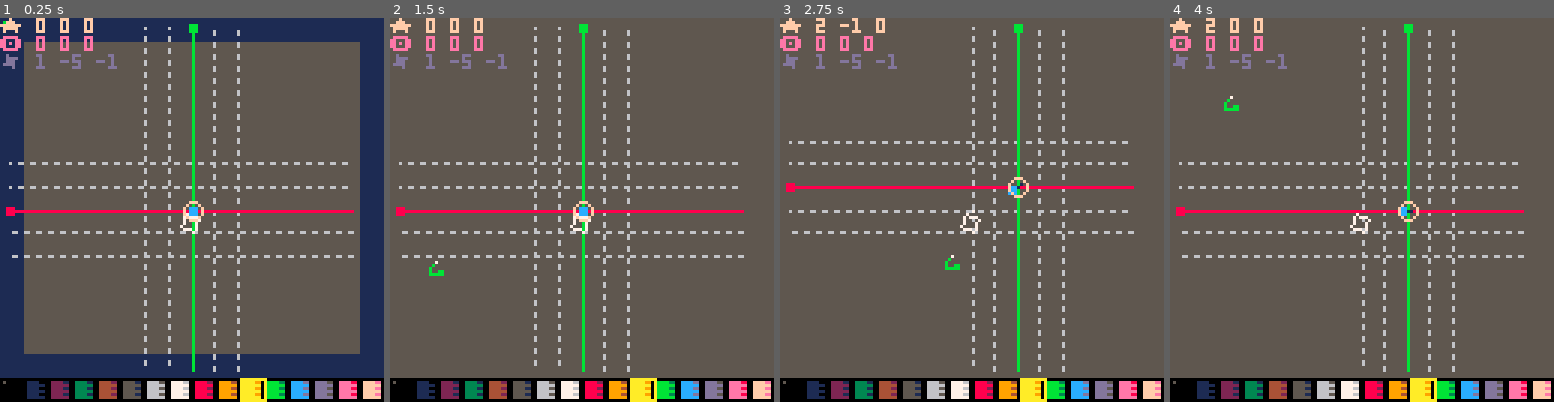
Above: before the commit, frames 1-4 (left to right).
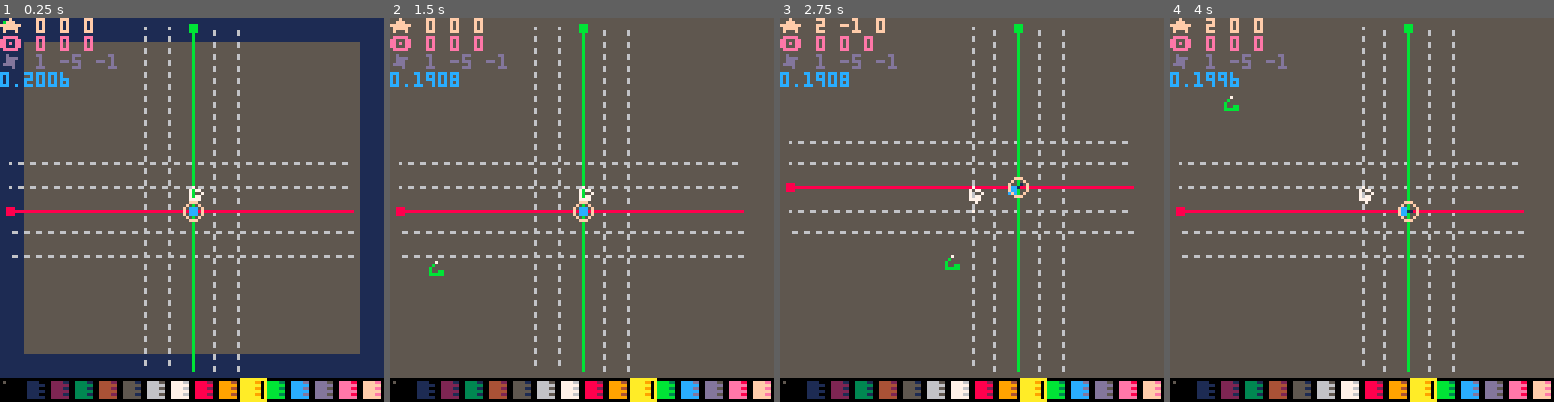
Above: after the commit, the same moments.

Repository: bitchunk/pico8misk
Game: PICO-8 cartridge pelogen.p8
The game is run twice, just before and just after one commit, with the same random seed, the same clock (stepped at 60 frames per second) and the same inputs.
Inputs (mouse positions are in pixels of both pictures, inside the frame that each line leads up to):
- Up to frame 1 (0.25 s): no input
- Up to frame 2 (1.5 s): tap X (X key) at 0.33, 1.07 s; click (670, 121) at 0.67 s; tap O (Z key) at 0.7 s; click (436, 267) at 1.22 s
- Up to frame 3 (2.75 s): hold Right 1.6-2.1 s; tap O (Z key) at 1.7, 2.1, 2.5 s; click (887, 114) at 1.77 s; tap X (X key) at 1.85 s; hold Up 2.15-2.42 s; click (952, 259) at 2.32 s; hold Right from 2.47 s (still down)
- Up to frame 4 (4 s): click (1404, 106) at 2.87 s; tap O (Z key) at 2.9, 3.3, 3.7 s; tap X (X key) at 2.97 s; release Right at 3.03 s; hold Left 3.08-3.58 s; click (1465, 256) at 3.42 s; hold Down 3.63-3.97 s; click (1231, 102) at 3.97 s

The runs differ from the first frame. In frame 1, 0.5% of the frame differs, in the area x 0-54%, y 14-57%; in frame 2, 0.5%; in frame 3, 0.5%; in frame 4, 0.5%.

Commit message:
面・線・点表示切り替えの追加 LIGHTパレットの切り替え追加 底面非表示フラグ（任意切り替え未対応） 光源位置の表示方法変更

Diff:
--- a/pelogen.p8
+++ b/pelogen.p8
@@ -1,5 +1,5 @@
 pico-8 cartridge // http://www.pico-8.com
-version 18
+version 22
 __lua__
 --utils
 
@@ -450,7 +450,7 @@
 -->8
 --pelogen lowpoly editor
 --@shiftalow/bitchunk
---ver 0.2.1
+--ver 0.2.2
 function _init()
 menuitem(1,'play',function(v,i)
 
@@ -493,13 +493,14 @@
 scale=1/zoom
 arad=atan2(1/3,1)
 
-
-
 vdist=4
 prsp=4
 xyz=htbl[[x y z]]
 rada=htbl[[{1 0 0}{0 1 0}{0 0 1}]]
-eface=true
+vfilti=1
+vfiltp=htbl[[0x7 0x1 0x2 0x4]]
+vfilt=vfiltp[1]
+--eface=true
 
 sizc=htbl[[15=3; 6=1; 1=0; 0=-1; 10=1;]]
 kmap=htbl[[{-1 0} {1 0} {0 -1} {0 1}]]
@@ -557,6 +558,15 @@
 rotful=64
 scsize=128
 
+tliw=0
+
+--ffnc=rectfill
+textured=nil
+txrx=16
+txry=0
+
+floor=1
+
 mo=getmouse()
 dragstart(opos,1)
 dragstart(view,1)
@@ -575,16 +585,20 @@
 --end)
 --end)
 
-cpalid=7
-palx=cpalid%16*8
-paly=flr(cpalid/16)*8
+cpals=0
+cpalid=16
+--cpalid=17
+function lpal_i(i)
+palx=i%16*8
+paly=flr(i/16)*8
 lpal=tablefill(0,16)
 ecxy('0 0 2 1',function(c,r)
 ecxy('0 0 4 8',function(x,y)
 lpal[y+c*8]+=shl(sget(x+c*4+palx,y+paly),12-x*4)
 end)
 end)
-
+end
+lpal_i(cpalid)
 
 scenesbat[[
 d st def_d 0
@@ -623,7 +637,9 @@
 rectfill(64,64,64,64,7)
 rfp,rfpt=rfpt,rfp
 pal(0,lshr(lpal[bgcol],12))
+textured=floor==2
 objdraw({vt=btmr})
+textured=false
 rfpt,rfp=rfp,rfpt
 pal()
 
@@ -717,14 +733,12 @@
 
 fillp()
 --local q,x1,y1,z1=rots(lpos.x*zr,lpos.y*zr,lpos.z*zr,qx,qy,qz)
-local q,x1,y1,z1=vrolq({0,-lpos.x/8,-lpos.y/8,-lpos.z/8},qv)
---zr=8*64/view.z
---zr=8*64+prsp
---local z1=zr/(view.z-z1+prsp)
---local z2=zr/(view.z-z2+prsp)
+--local q,x1,y1,z1=vrolq({0,-lpos.x/8,-lpos.y/8,-lpos.z/8},qv)
+local x1,y1,z1=lpos.x+64,lpos.y+64,lpos.z
+
 --**line draw mode*
 local vs,vt=objdraw({vt=vtxs})
-local vs=cat({{x1,y1,z1,7},l1,l2,l3},vs)
+local vs=bmch(vfilt,1) and cat({{x1,y1,z1,7},l1,l2,l3},vs) or {}
 --local vt=cat({{lpos.x,lpos.y,lpos.z,7},l1,l2,l3},objdraw(obj))
 --quicksort(vt,1,#vt)
 cvtxs={}
@@ -761,7 +775,13 @@
 circ(x1,y1,2,v.t and 12 or v[4])
 
 elseif v[4]==7 then
-spr(4,x1-3,y1-3)
+fillp(0xebeb.8)
+line(v[1],v[2],64,64,0x7)
+--line(x1,y1,64,64,0x7)
+--spr(4,x1-3,y1-3)
+--sspr(32,0,8,8,x1-3,y1-3,z1,z1)
+sspr(32,0,8,8,v[1]-3,v[2]-3,z1,z1)
+fillp()
 else
 rectfill(v[1]-1,v[2]-1,v[1]+1,v[2]+1,v[4])
 
@@ -956,6 +975,24 @@
 	tmap(vtxs,function(v)
 	add(vtxsb,cat({},v))
 	end)
+
+	if keystate.x then
+		tmap(vtxs,function(v)
+		v[2],v[3]=-v[3],v[2]
+		end)
+		return
+	elseif keystate.c then
+		tmap(vtxs,function(v)
+		v[1],v[3]=-v[3],v[1]
+		end)
+		return
+	elseif keystate.z then
+		tmap(vtxs,function(v)
+		v[1],v[2]=-v[2],v[1]
+		end)
+		return
+	end
+
 	local v={flr(opos.x),flr(opos.y),flr(opos.z),vcol}
 	if keystate[' '] then
 	vtxs=tmap(cat(cat(slice(vtxs,1,vtxsl),{v}),slice(vtxs,vtxsl+1)),function(v,i)
@@ -1008,6 +1045,12 @@
 --	v.p=vtxs[v.i-1]
 	end)
 end
+if mo.mdb then
+cpals=(cpals+1)%3
+--cpalid=cpalid==16 and 17 or 16
+lpal_i(cpalid+cpals)
+end
+
 end
 ,def_k=function(o)
 --input key as view control
@@ -1015,6 +1058,13 @@
 oscl.h=1
 --if o.fst then
 --end
+
+if keystate['9'] then
+tliw+=0.01
+elseif keystate['0'] then
+tliw-=0.01
+end
+
 if not keystate.█ then
 tmap(kmap,function(v,i)
 if btnp(i-1) then
@@ -1161,7 +1211,7 @@
 --mo.ldb=false
 --mo.rdb=false
 --dbg(mo.ldb)
-view.z-=mo.w
+view.z-=mo.w*4
 else
 --vcol=(vcol+16+mo.w)%16
 opos.z=mid(opos.z+amid(mo.w,1),-8,7)
@@ -1191,7 +1241,9 @@
 end
 
 if keytrg["\t"] then
-eface=not eface
+vfilt=vfiltp[vfilti]
+vfilti=vfilti%#vfiltp+1
+--eface=not eface
 end
 
 --obj.rt=orot
@@ -1208,15 +1260,10 @@
 oscl.w=1
 oscl.h=1
 end
---dbg(mo.x-mo.sx)
-if mo.l or mo.r then
---mo.sx=mo.x-oscl.w
---mo.sy=mo.y-oscl.h
-end
---if not mo.l and not mo.r then
+
 oscl.w=1+(mo.x-mo.sx)/128*8
 oscl.h=1+(mo.y-mo.sy)/128*8
---end
+
 if not keystate.█ then
 tmap(kmap,function(v,i)
 if btn(i-1) or btn(i-1,1) then
@@ -1241,7 +1288,7 @@
 end
 outline(o.prm.t,o.prm.p)
 fillp(0xcc33)
-local r=o.prm.r or {}
+local r=o.prm.ra or o.prm.r or {}
 tmap(r.x and {r} or r,function(r,i)
 r.rs(0x16)
 outline(i,r.x..' '..r.y..' 0 7')
@@ -1253,18 +1300,18 @@
 ,exp_k=function(o)
 if o.fst then
 keytrg["\r"]=false
-o.prm.r={}
-end
-local i=mo.lt and #o.prm.r+1 or #o.prm.r
-local c,s=selcell()
-o.prm.r[i]=s or o.prm.r[i]
-del(o.prm.r,mo.rt and o.prm.r[#o.prm.r])
+o.prm.ra={}
+end
+local i=mo.lt and #o.prm.ra+1 or #o.prm.ra
+local c,s=selcell(o.prm)
+o.prm.ra[i]=s or o.prm.ra[i]
+del(o.prm.ra,mo.rt and o.prm.ra[#o.prm.ra])
 --o.prm.r=mo.rt and {} or o.prm.r
-o.prm.cr=c or o.prm.cr
+--o.prm.cr=c or o.prm.cr
 
 if keytrg.z then
 local objs={}
-tmap(o.prm.r or {},function(r)
+tmap(o.prm.ra or {},function(r)
 local ids={}
 ecxy({toc(r.x),toc(r.y),toc(r.w),toc(r.h)},function(x,y)
 add(ids,x+y*16)
@@ -1272,7 +1319,13 @@
 local g='--'..getgfx(r)
 add(objs,g.."\n{"..join(ids,',')..'}')
 end)
-printh("plgn_load({\n"..join(objs,",\n").."\n})",'@clip')
+local u=[[
+function _update()
+cls()
+plgn_render(1,{64,64,64},{time()*4,time()*4,time()*4},{1,1,1})
+end
+]]
+printh("plgn_load({\n"..join(objs,",\n").."\n})\n"..u,'@clip')
 --o.prm.r={}
 end
 
@@ -1291,9 +1344,9 @@
 end
 --local r=o.prm.cr
 
-local c,s=selcell()
-o.prm.r=s or o.prm.r
-o.prm.cr=c or o.prm.cr
+local c,s=selcell(o.prm)
+--o.prm.r=s or o.prm.r
+--o.prm.cr=c or o.prm.cr
 
 if o.prm.r then
 if keytrg["\r"] or keytrg.z then
@@ -1338,9 +1391,9 @@
 if o.fst then
 --keytrg["\r"]=false
 end
-local c,s=selcell()
-o.prm.r=s or o.prm.r
-o.prm.cr=c or o.prm.cr
+local c,s=selcell(o.prm)
+--o.prm.r=s or o.prm.r
+--o.prm.cr=c or o.prm.cr
 if o.prm.r then
 if keytrg["\r"] or keytrg.z then
 poke(0x5f30,1)
@@ -1398,7 +1451,7 @@
 tmap(drscs,function(v)
 drsc[v].tra()
 end)
-
+dbg(stat(1))
 isdebug=true
 
 dbg_print()
@@ -1407,9 +1460,9 @@
 -->8
 --control
 mousestate,mousebtns,moky=spread(htbl([[
-{l=0;r=0;m=0;stx=0;sty=0;x=0;y=0;lh=0;rh=0;}
+{l=0;r=0;m=0;stx=0;sty=0;x=0;y=0;lh=0;rh=0;mh=0;}
 {m r l}
-{x y l r m w sx sy lh rh}
+{x y l r m w sx sy lh rh mh}
 ]]))
 
 poke(0x5f2d,1)
@@ -1427,6 +1480,7 @@
 ,mst.sty
 ,mst.hl
 ,mst.hr
+,mst.hm
 })
 
 function ambtn()
@@ -1434,37 +1488,32 @@
 end
 
 tmap(mousebtns,function(k)
+local ut,t,h=k..'ut',k..'t',k..'h'
 if mo[k] then
 mst[k]+=1
-mo[k..'ut']=false
+mo[ut]=false
 else
-mo[k..'ut']=mst[k]>0
+mo[ut]=mst[k]>0
 mst[k]=0
 end
-mo[k..'t']=mst[k]==1
+mo[t]=mst[k]==1
+
+mo[k..'db']=mo[t] and mst[h]>0
+mst[h]=max(0,mst[h]-1)
+if mo[t] then
+mst[h]=mo[k..'db'] and 0 or 12
+end
+
 end)
 
 if ambtn() then
 mst.stx,mst.sty=mo.x,mo.y
-
-end
+end
+
 mo.sx,mo.sy=mst.stx,mst.sty
 
 mo.mv=(mo.x~=mst.x) or (mo.y~=mst.y)
 mst.x,mst.y=mo.x,mo.y
-
-mo.ldb=mo.lt and mst.lh>0
-mo.rdb=mo.rt and mst.rh>0
-
-mst.lh=max(0,mst.lh-1)
-if mo.lt then
-mst.lh=mo.ldb and 0 or 12
-end
-
-mst.rh=max(0,mst.rh-1)
-if mo.rt then
-mst.rh=mo.rdb and 0 or 12
-end
 
 return mo
 end
@@ -1574,7 +1623,7 @@
 --dbg(panhold[k])
 end
 
-function selcell(mx)
+function selcell(prm)
 --mx=17
 local cr,sr=mkrect'0 0 8 8'
 cr.ud(toc(mo.x)*8,toc(mo.y)*8)
@@ -1594,6 +1643,10 @@
 --,mid(8,w,toc(reqn,toc(h+8))*8)
 --,mid(8,h,toc(reqn,toc(w+8))*8))
 end
+
+prm.r=sr or prm.r
+prm.cr=cr or prm.cr
+
 return cr,sr
 end
 -->8
@@ -1606,9 +1659,11 @@
 local z1=zr/(view.z-z1+prsp)
 local z2=zr/(view.z-z2+prsp)
 local x1,y1,x2,y2=x1*z1+view.x,y1*z1+view.y,x2*z2+view.x,y2*z2+view.y
+if bmch(vfilt,2) then
 f=f or line
 f(x1,y1,x2,y2,c)
 --return x1,y1,z1,x2,y2,z2
+end
 return x2,y2,z2,c
 end
 
@@ -1717,10 +1772,6 @@
 ,sget(x+3,y)
 ,i=#ts+1
 })
-pset(x,y,sget(x,y))
-pset(x+1,y,sget(x+1,y))
-pset(x+2,y,sget(x+2,y))
-pset(x+3,y,sget(x+3,y))
 end
 end
 end
@@ -1766,38 +1817,44 @@
 end
 
 gvtx={}
-function objdraw(o)
+//**
+//* m:int model_id
+//* v:vecter pos
+//* r:vectrr rot
+//**/
+function plgn_render(m,v,r,s)
 local zr=8*64+prspx
 local vt={}
 local tr={}
 local vs={}
-local wx,wy,wz=o.v.x,o.v.y,o.v.z
+local wx,wy,wz=v[1],v[2],v[3]
+local r={r[1],r[2],r[3]}
 local ra=1/rotful
 
-local r={o.r.x,o.r.y,o.r.z}
 local q={}
 for i,v in pairs(r) do
 add(q,radq(v*ra,rada[i]))
 end
-
 --local vs=gvtx[o.t] or {}
 local vs={}
 
 if #vs==0 then
-for i,v in pairs(objl[o.t]) do
+for i,v in pairs(objl[m]) do
 local v1,v2,v3,v4=0,v[1],v[2],v[3]
 for i,r in pairs(q) do
 v1,v2,v3,v4=rolq(r[1],r[2],r[3],r[4],v1,v2,v3,v4)
 end
-
 v={
-v2*o.w
-,v3*o.h
-,v4*o.d,v[4]
+v2*s[1]
+,v3*s[2]
+,v4*s[3],v[4]
 ,i=i
 }
 vt[v.i]=v
 add(vs,v)
+end
+for i,v in pairs(vs) do
+v.s=i>2 and v[3]+vs[i-1][3]+vs[i-2][3] or 0
 end
 quicksort(vs,1,#vs)
 for i,v in pairs(vs) do
@@ -1826,7 +1883,7 @@
 	vs[i]={x1,y1,z1,x2,y2,z2,x3,y3,z3,c,fp,cull}
 	end
 end
-	gvtx[o.t]=vs
+	gvtx[m]=vs
 end--not same obj
 
 for i,v in pairs(vs) do
@@ -1836,13 +1893,11 @@
 =zr/(wz-v[3]+prspx)
 ,zr/(wz-v[6]+prspy)
 ,zr/(wz-v[9]+prspz)
-p01_triangle_163
-(v[1]*z1+wx
-,v[2]*z1+wy
-,v[4]*z2+wx
-,v[5]*z2+wy
-,v[7]*z3+wx
-,v[8]*z3+wy,v[10],v[11])
+pelogen_tri
+({v[1]*z1+wx,v[2]*z1+wy}
+,{v[4]*z2+wx,v[5]*z2+wy}
+,{v[7]*z3+wx,v[8]*z3+wy}
+,v[10],v[11])
 end
 end
 return vs
@@ -1862,7 +1917,7 @@
 p=s
 
 for i=s+1,e do
-if v[i][3]<v[s][3] then
+if v[i].s<v[s].s then
 p+=1
 v[p],v[i]=v[i],v[p]
 end
@@ -1874,26 +1929,26 @@
 end
 
 --trifill
---@p01
-function p01_triangle_163(x0,y0,x1,y1,x2,y2,col,fp)
- color(col)
- fillp(fp)
- if(y1<y0)x0,x1,y0,y1=x1,x0,y1,y0
- if(y2<y0)x0,x2,y0,y2=x2,x0,y2,y0
- if(y2<y1)x1,x2,y1,y2=x2,x1,y2,y1
- col=x0+(x2-x0)/(y2-y0)*(y1-y0)
- p01_trapeze_h(x0,x0,x1,col,y0,y1)
- p01_trapeze_h(x1,col,x2,x2,y1,y2)
-end
-function p01_trapeze_h(l,r,lt,rt,y0,y1)
- lt,rt=(lt-l)/(y1-y0),(rt-r)/(y1-y0)
- if(y0<0)l,r,y0=l-y0*lt,r-y0*rt,0
- y1=min(y1,128)
- for y0=y0,y1 do
-  rectfill(l,y0,r,y0)
-  l+=lt
-  r+=rt
- end
+--@shiftalow/bitchunk
+function pelogen_tri(v1,v2,v3,col,fp)
+color(col)
+fillp(fp)
+if(v1[2]>v2[2]) v1,v2=v2,v1
+if(v1[2]>v3[2]) v1,v3=v3,v1
+if(v2[2]>v3[2]) v3,v2=v2,v3
+local l,c,r,t,m,b=v1[1],v2[1],v3[1],flr(v1[2]),flr(v2[2]),v3[2]
+local i,j,k=(c-l)/(m-t),(r-l)/(b-t),(r-c)/(b-m)
+r=l
+for t=t,m-1 do
+rectfill(l,t,r,t)
+r+=j
+l+=i
+end
+for m=m,b-1 do
+rectfill(c,m,r,m)
+r+=j
+c+=k
+end
 end
 ]],"@clip")
 end
@@ -1906,8 +1961,8 @@
 if(s>=e)return
 p=s
 for i=s+1,e do
-if v[i][3]<v[s][3] then
---if v[i].s>v[s].s then
+--if v[i][3]<v[s][3] then
+if v[i].s<v[s].s then
 p+=1
 v[p],v[i]=v[i],v[p]
 end
@@ -1920,9 +1975,15 @@
 
 function vtopsort(v1,v2,v3)
 
-if(v1[2]<v2[2]) v1,v2={v2[1],v2[2],v2[3]},{v1[1],v1[2],v1[3]}
-if(v2[2]<v3[2]) v2,v3={v3[1],v3[2],v3[3]},{v2[1],v2[2],v2[3]}
-if(v3[2]<v1[2]) v3,v1={v1[1],v1[2],v1[3]},{v3[1],v3[2],v3[3]}
+--if(v1[2]<v2[2]) v1,v2={v2[1],v2[2],v2[3]},{v1[1],v1[2],v1[3]}return v1,v2,v3
+--if(v2[2]<v3[2]) v2,v3={v3[1],v3[2],v3[3]},{v2[1],v2[2],v2[3]}return v1,v2,v3
+--if(v3[2]<v1[2]) v3,v1={v1[1],v1[2],v1[3]},{v3[1],v3[2],v3[3]}return v1,v2,v3
+--if(v1.s<v2.s) v1,v2=v2,v1
+--if(v2.s<v3.s) v2,v3=v3,v2
+--if(v3.s<v1.s) v3,v1=v3,v1
+if(v1[2]<v2[2]) v1,v2=v2,v1
+if(v2[2]<v3[2]) v2,v3=v3,v2
+if(v3[2]<v1[2]) v3,v1=v3,v1
 --dbg(v1[2])
 return v1,v2,v3
 end
@@ -1963,21 +2024,16 @@
 	return v1[1]*v2[1]+v1[2]*v2[2]+v1[3]*v2[3]
 end
 
---function cross(p,v1,v2)
---
+function cross(v1,v2)
 --local ax=v1[1]
 --local ay=v1[2]
 --local az=v1[3]
 --local bx=v2[1]
 --local by=v2[2]
 --local bz=v2[3]
-----dbg(ay*bz-az*by)
---return
--- {ay*bz-az*by
---	,az*bx-ax*bz
---	,ax*by-ay*bx
---	}
---end
+--return ay*bz-az*by,az*bx-*bz,ax*by-ay*bx
+return v1[2]*v2[3]-v1[3]*v2[2],v1[3]*v2[1]-v1[1]*v2[3],v1[1]*v2[2]-v1[2]*v2[1]
+end
 
 function normalize(v,s)
 local l=s/sqrt(v[1]*v[1]+v[2]*v[2]+v[3]*v[3])
@@ -2009,6 +2065,11 @@
 vt[v.i]=v
 return v
 end)
+tmap(vs,function(v,i)
+--if #tr>2 then
+--v.s=v[3]+vtx[v.i-1][3]+vtx[v.i-2][3]
+v.s=i>2 and v[3]+vs[i-1][3]+vs[i-2][3] or 0
+end)
 
 quicksort(vs,1,#vs)
 tmap(vs,function(v,i)
@@ -2016,14 +2077,16 @@
 if v.i>2 then
 local c=v[4]
 tr=band(v.i,1)==1 and {vt[v.i-2],vt[v.i-1],v} or {v,vt[v.i-1],vt[v.i-2]}
+--dbg(v.i..' '..v.s)
 
 local l={lpos.x,lpos.y,lpos.z}
 local c,fp=light
 (lpal[c]
-,dot(
-normalize(vtopsort(tr[1],tr[2],tr[3]),1)
---,normalize(tr[3],1)))
---,normalize(tr[1]
+,cross(
+normalize(tr[1],1)
+--normalize(vtopsort(tr[1],tr[2],tr[3]),1)
+--,cross(
+--normalize(vtopsort(tr[1],tr[2],tr[3]),1)
 ,normalize(l,1)
 ))
 
@@ -2041,14 +2104,22 @@
 --local z1,z2,z3=zr/tr[1][3],zr/tr[2][3],zr/tr[3][3]
 --local z1,z2,z3=tr[1][3]*zr,tr[2][3]*zr,tr[3][3]*zr
 --local z1,z2,z3=zr,zr,zr
-if eface then
-p01_triangle_163
-(tr[1][1]*z1+view.x
-,tr[1][2]*z1+view.y
-,tr[2][1]*z2+view.x
-,tr[2][2]*z2+view.y
-,tr[3][1]*z3+view.x
-,tr[3][2]*z3+view.y,c,fp)
+if bmch(vfilt,4) then
+pelogen_tri
+({tr[1][1]*z1+view.x
+,tr[1][2]*z1+view.y}
+,{tr[2][1]*z2+view.x
+,tr[2][2]*z2+view.y}
+,{tr[3][1]*z3+view.x
+,tr[3][2]*z3+view.y}
+,c,fp)
+--p01_triangle_163
+--(tr[1][1]*z1+view.x
+--,tr[1][2]*z1+view.y
+--,tr[2][1]*z2+view.x
+--,tr[2][2]*z2+view.y
+--,tr[3][1]*z3+view.x
+--,tr[3][2]*z3+view.y,c,fp)
 else
 line(tr[1][1]*z1+view.x
 ,tr[1][2]*z1+view.y
@@ -2059,6 +2130,14 @@
 line(tr[1][1]*z1+view.x
 ,tr[1][2]*z1+view.y)
 end
+--flip()
+--flip()
+--flip()
+--flip()
+--flip()
+--flip()
+--flip()
+--flip()
 --dbg(tr[1][2]*z1+view.x)
 end
 --dbg(join({tr[1][1],tr[2][1],tr[3][1]}, "--"))
@@ -2070,288 +2149,392 @@
 end
 -->8
 --trifill
---@p01
-function p01_triangle_163(x0,y0,x1,y1,x2,y2,col,fp)
- color(col)
- fillp(fp)
- if(y1<y0)x0,x1,y0,y1=x1,x0,y1,y0
- if(y2<y0)x0,x2,y0,y2=x2,x0,y2,y0
- if(y2<y1)x1,x2,y1,y2=x2,x1,y2,y1
- col=x0+(x2-x0)/(y2-y0)*(y1-y0)
- p01_trapeze_h(x0,x0,x1,col,y0,y1)
- p01_trapeze_h(x1,col,x2,x2,y1,y2)
-end
-function p01_trapeze_h(l,r,lt,rt,y0,y1)
- lt,rt=(lt-l)/(y1-y0),(rt-r)/(y1-y0)
- if(y0<0)l,r,y0=l-y0*lt,r-y0*rt,0
- y1=min(y1,128)
- for y0=y0,y1 do
-  rectfill(l,y0,r,y0)
-  l+=lt
-  r+=rt
- end
-end
-function p01_trapeze_w(t,b,tt,bt,x0,x1)
- tt,bt=(tt-t)/(x1-x0),(bt-b)/(x1-x0)
- if(x0<0)t,b,x0=t-x0*tt,b-x0*bt,0
- x1=min(x1,128)
- for x0=x0,x1 do
-  rectfill(x0,t,x0,b)
-  t+=tt
-  b+=bt
- end
-end
-…(254 lines of a section not shown)…
+
+--function pelogen_sort(v1,v2,v3,v)
+--if(v1[v]>v2[v]) v1,v2=v2,v1
+--if(v1[v]>v3[v]) v1,v3=v3,v1
+--if(v2[v]>v3[v]) v3,v2=v2,v3
+--return flr(v1[1]),flr(v2[1]),v3[1],flr(v1[2]),flr(v2[2]),v3[2]
+--end
+----function pelogen_tri(v1,v2,v3,col,fp)
+--function pelogen_tri(v1,v2,v3,col)
+--color(col)
+----fillp(fp)
+--
+----local f=textured and tline or rect
+--local l,c,r,t,m,b=pelogen_sort(v1,v2,v3,2)
+--if abs(r-l)>abs(b-t) then
+--v1,v2,v3=l,t,0
+--
+--local j=(r-l)/(b-t)
+--while t~=b do
+--local i=(c-l)/(m-t)
+--if(t<0) t,l,v1,v3=0,l-i*t,v1-j*(t-v3),m
+--for t=t,min(m-1,127) do
+--rectfill(l,t,v1,t)
+--l+=i
+--v1+=j
+--end
+--c,l,t,m=r,c,m,b
+--end
+--else
+--l,c,r,t,m,b=pelogen_sort(v1,v2,v3,1)
+--v1,v2,v3=l,t,0
+--local j=(b-t)/(r-l)
+--while l~=r do
+--local i=(m-t)/(c-l)
+--if(l<0) l,t,v2,v3=0,t-i*l,v2-j*(l-v3),c
+--for l=l,min(c-1,127) do
+--rectfill(l,t,l,v2)
+--t+=i
+--v2+=j
+--end
+--m,t,l,c=b,m,c,r
+--end
+--end
+--end
+
+--function pelogen_tri_178(v1,v2,v3,col)
+function pelogen_tri(v1,v2,v3,col,fp)
+color(col)
+fillp(fp)
+if(v1[2]>v2[2]) v1,v2=v2,v1
+if(v1[2]>v3[2]) v1,v3=v3,v1
+if(v2[2]>v3[2]) v3,v2=v2,v3
+local l,c,r,t,m,b=v1[1],v2[1],v3[1],flr(v1[2]),flr(v2[2]),v3[2]
+
+local i,j,k,r=(c-l)/(m-t),(r-l)/(b-t),(r-c)/(b-m),l
+
+while t~=b do
+if(t<0)t,l,r=0,l-i*t,v1 and r-j*t or r
+for t=t,min(m-1,127) do
+rectfill(l,t,r,t)
+r+=j
+l+=i
+end
+l,t,m,i,v1=c,m,b,k
+end
+end
+
+--function pelogen_tri_152(v1,v2,v3,col)
+--color(col)
+--if(v1[2]>v2[2]) v1,v2=v2,v1
+--if(v1[2]>v3[2]) v1,v3=v3,v1
+--if(v2[2]>v3[2]) v3,v2=v2,v3
+--local l,c,r,t,m,b=v1[1],v2[1],v3[1],flr(v1[2]),flr(v2[2]),v3[2]
+--
+--local i,j,k=(c-l)/(m-t),(r-l)/(b-t),(r-c)/(b-m)
+--r=l
+--while t~=b do
+--for t=t,min(m-1,127) do
+--rectfill(l,t,r,t)
+--r+=j
+--l+=i
+--end
+--l,t,m,i=c,m,b,k
+--end
+--end
+
+--function pelogen_tri_172(v1,v2,v3,col)
+--function pelogen_tri(v1,v2,v3,col)
+--color(col)
+--if(v1[2]>v2[2]) v1,v2=v2,v1
+--if(v1[2]>v3[2]) v1,v3=v3,v1
+--if(v2[2]>v3[2]) v3,v2=v2,v3
+--local l,c,r,t,m,b=v1[1],v2[1],v3[1],flr(v1[2]),flr(v2[2]),v3[2]
+--
+--local j,v2,v3=(r-l)/(b-t),l,0
+--
+--while t~=b do
+--local i=(c-l)/(m-t)
+--if(t<0) t,l,v2,v3=0,l-i*t,v2-j*(t-v3),m
+--for t=t,min(m-1,127) do
+--rectfill(l,t,v2,t)
+--l+=i
+--v2+=j
+--end
+--c,l,t,m,i=r,c,m,b,k
+--end
+--end
+
+poke(0x5f38,0)
+poke(0x5f39,0)
+…(262 lines of a section not shown)…
+__map__
+4040404040404040404040404040404040414243404142434041424340414243000000000000000000000000000000000000000000000000000000000000000000000000000000000000000000000000000000000000000000000000000000000000000000000000000000000000000000000000000000000000000000000000
+4040404040404040404040404040404050515253505152535051525350515253000000000000000000000000000000000000000000000000000000000000000000000000000000000000000000000000000000000000000000000000000000000000000000000000000000000000000000000000000000000000000000000000
+4040404040404040404040404040404060616263606162636061626360616263000000000000000000000000000000000000000000000000000000000000000000000000000000000000000000000000000000000000000000000000000000000000000000000000000000000000000000000000000000000000000000000000
+4040404040404040404040404040404070717273707172737071727370717273000000000000000000000000000000000000000000000000000000000000000000000000000000000000000000000000000000000000000000000000000000000000000000000000000000000000000000000000000000000000000000000000
+4040404040404040404040404040404040414243404142434041424340414243000000000000000000000000000000000000000000000000000000000000000000000000000000000000000000000000000000000000000000000000000000000000000000000000000000000000000000000000000000000000000000000000
+4040404040404040404040404040404050515253505152535051525350515253000000000000000000000000000000000000000000000000000000000000000000000000000000000000000000000000000000000000000000000000000000000000000000000000000000000000000000000000000000000000000000000000
+4040404040404041424340404040404060616263606162636061626360616263000000000000000000000000000000000000000000000000000000000000000000000000000000000000000000000000000000000000000000000000000000000000000000000000000000000000000000000000000000000000000000000000
+4040404040405051525340404040404070717273707172737071727370717273000000000000000000000000000000000000000000000000000000000000000000000000000000000000000000000000000000000000000000000000000000000000000000000000000000000000000000000000000000000000000000000000
+4040404040406061626340404040404040414243404142434041424340414243000000000000000000000000000000000000000000000000000000000000000000000000000000000000000000000000000000000000000000000000000000000000000000000000000000000000000000000000000000000000000000000000
+4040404040407071727340404040404050515253505152535051525350515253000000000000000000000000000000000000000000000000000000000000000000000000000000000000000000000000000000000000000000000000000000000000000000000000000000000000000000000000000000000000000000000000
+4040404040404040404040404040404060616263606162636061626360616263000000000000000000000000000000000000000000000000000000000000000000000000000000000000000000000000000000000000000000000000000000000000000000000000000000000000000000000000000000000000000000000000
+4040404040404040404040404040404070717273707172737071727370717273000000000000000000000000000000000000000000000000000000000000000000000000000000000000000000000000000000000000000000000000000000000000000000000000000000000000000000000000000000000000000000000000
+4040404040404040404040404040404040414243404142434041424340414243000000000000000000000000000000000000000000000000000000000000000000000000000000000000000000000000000000000000000000000000000000000000000000000000000000000000000000000000000000000000000000000000
+4040404040404040404040404040404050515253505152535051525350515253000000000000000000000000000000000000000000000000000000000000000000000000000000000000000000000000000000000000000000000000000000000000000000000000000000000000000000000000000000000000000000000000
+4040404040404040404040404040404060616263606162636061626360616263000000000000000000000000000000000000000000000000000000000000000000000000000000000000000000000000000000000000000000000000000000000000000000000000000000000000000000000000000000000000000000000000
+4040404040404040404040404040404070717273707172737071727370717273000000000000000000000000000000000000000000000000000000000000000000000000000000000000000000000000000000000000000000000000000000000000000000000000000000000000000000000000000000000000000000000000
Not shown, changed: 114 lines of the sprite sheet (__gfx__) section of pelogen.p8
Not shown, changed: the thumbnail (__label__) section of pelogen.p8
